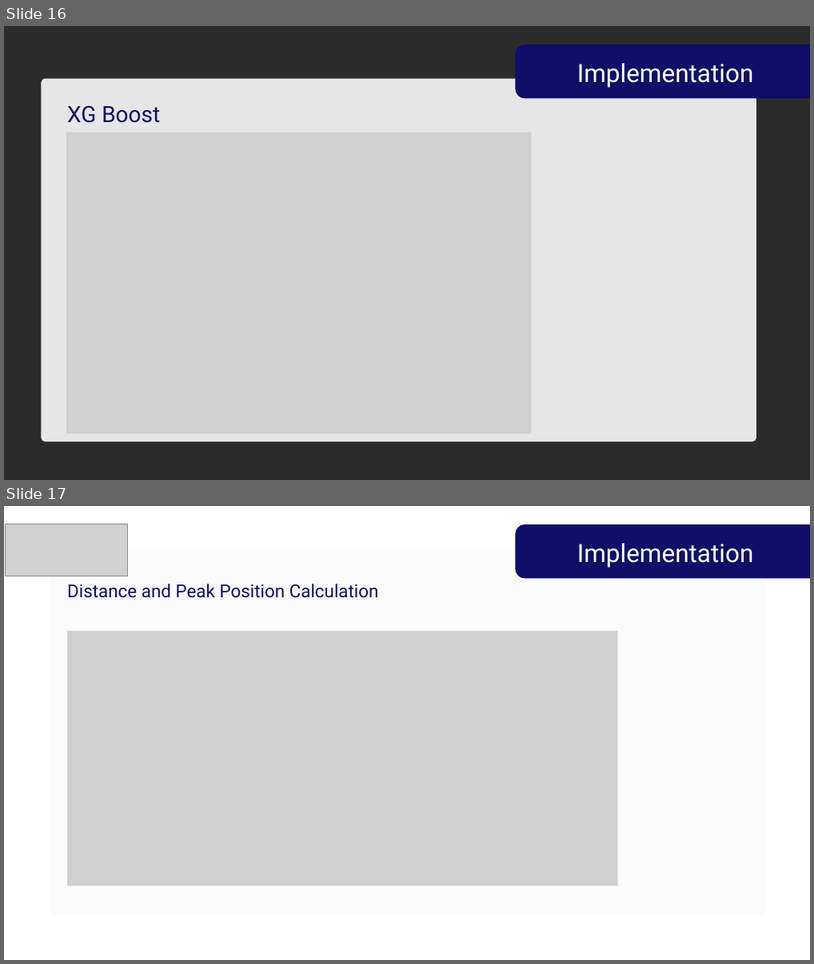
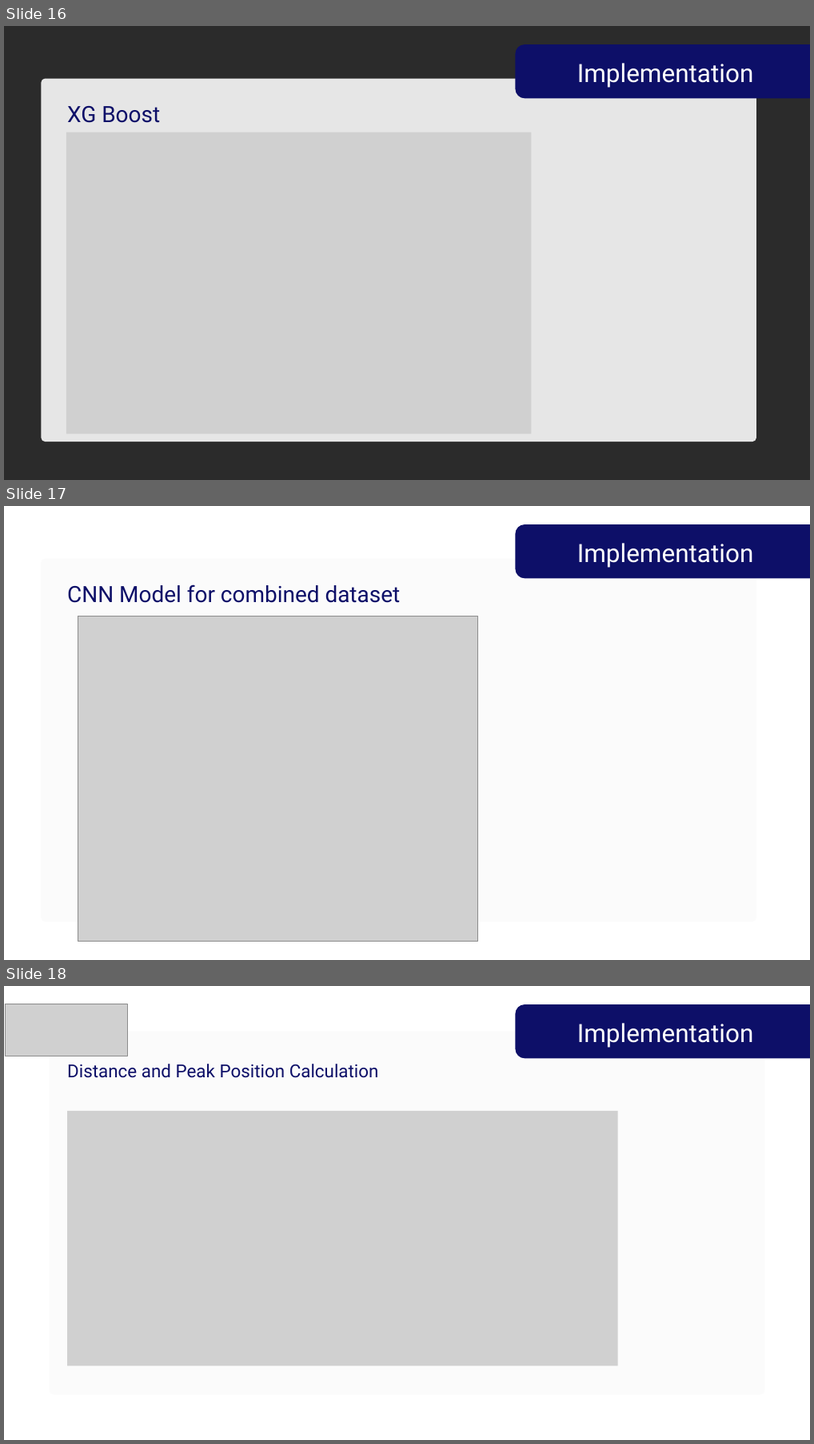
Before and after one commit to theertha18/AIS_ML, a slide deck: Documentation/ML-RE2 Final Presentation by Richa Padhi and Theertha Bharathan.pptx. Shown one above the other, each under a label of ours: slides 16 and 17 before the commit, slides 16, 17 and 18 after it. The pictures are 814x964 and 814x1444 pixels, drawn with LibreOffice and Linux fonts; fonts in the diff are those of the drawing; grey boxes stand for pictures; background and template pictures are left out; a plain dark background stands for a picture behind light text. Boxes give left, top, right and bottom in pixels: in the first picture for what was removed or moved away, otherwise in the second. Text is boxed around its words. In the diff, an @@ line names an element or a change of style, - is before the commit and + after.

```diff
--- a/Documentation/ML-RE2 Final Presentation by Richa Padhi and Theertha Bharathan.pptx
+++ b/Documentation/ML-RE2 Final Presentation by Richa Padhi and Theertha Bharathan.pptx
@@ slide 17 added at bbox=[4, 506, 810, 960], background picture (left out) @@
@@ freeform shape added at bbox=[516, 524, 810, 578], fill #0D0F68 @@
@@ text added at bbox=[578, 543, 754, 568], 45 pt, text #FFFFFF @@
+Implementation
@@ freeform shape added at bbox=[41, 559, 757, 921], fill #FBFBFB at 90% opacity @@
@@ text added at bbox=[67, 584, 401, 603], 40 pt, text #0D0F68 @@
+CNN Model for combined dataset
@@ picture added at bbox=[78, 616, 478, 941] @@
@@ what was slide 17 is now slide 18 @@
```
Also in this commit, not shown: 1 other slide added, 1 other file.
